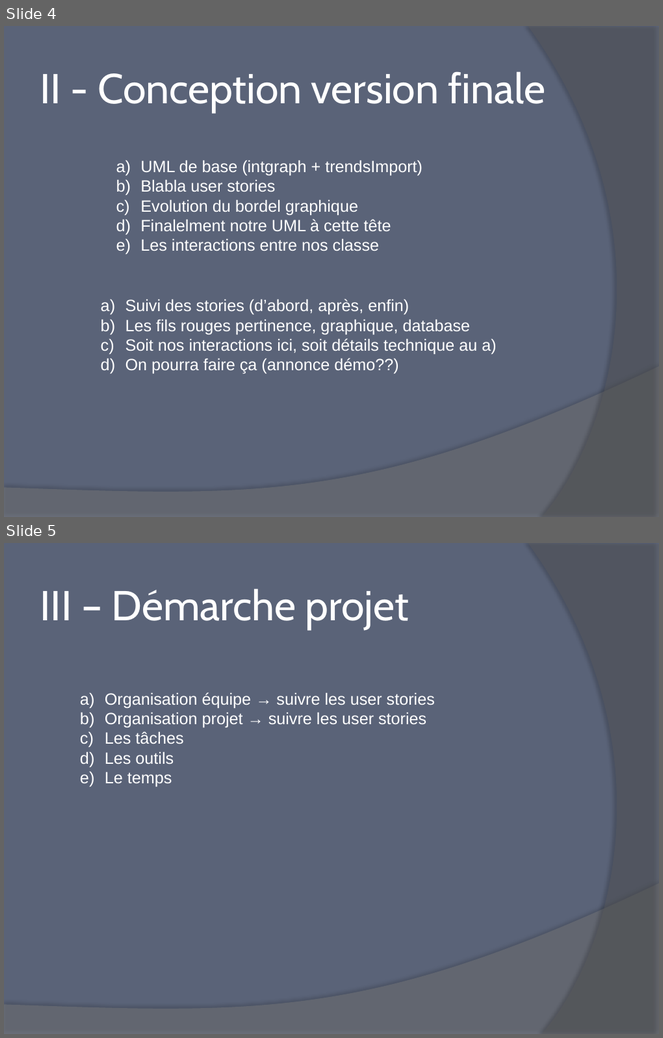
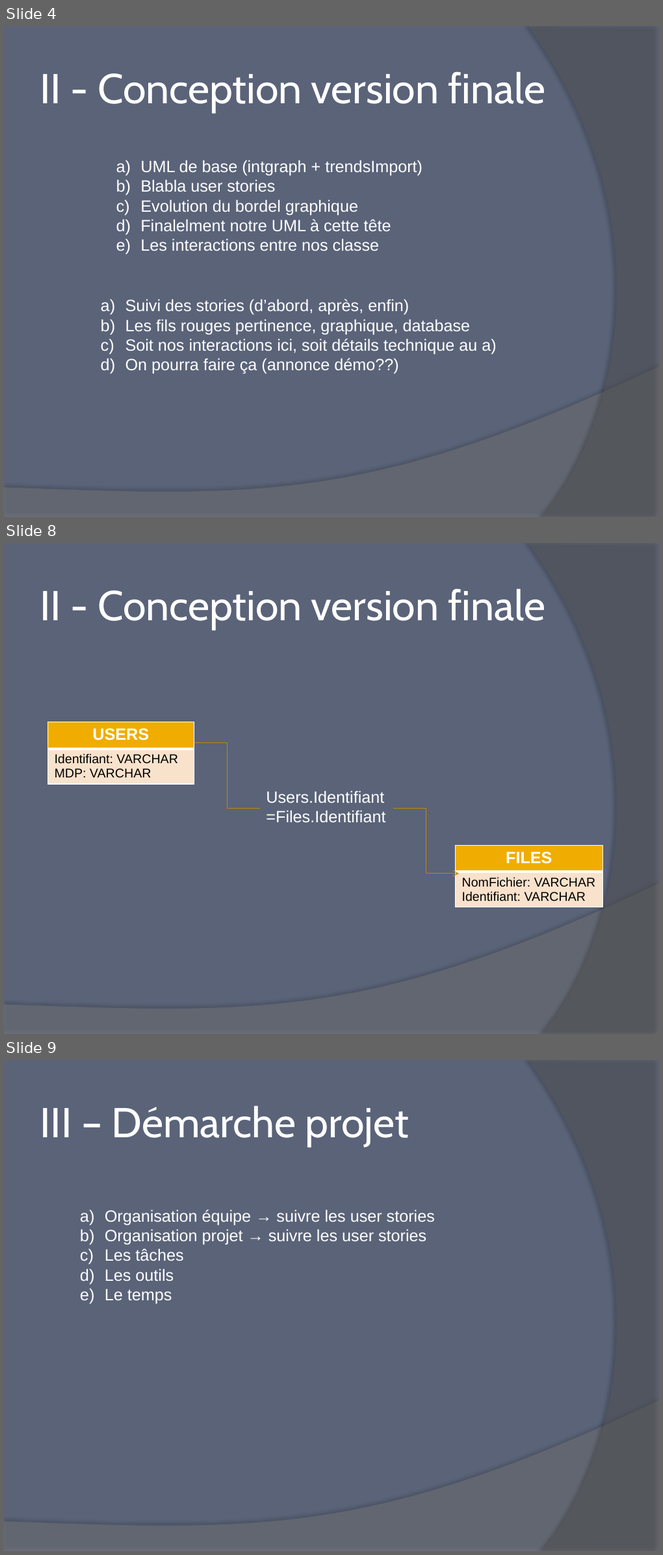
Before and after one commit to Firnen14/diapoTwittrend, a slide deck: Java_Slides.pptx. Shown one above the other, each under a label of ours: slides 4 and 5 before the commit, slides 4, 8 and 9 after it; the slides between them are not shown. The pictures are 663x1038 and 663x1555 pixels, drawn with LibreOffice and Linux fonts; fonts in the diff are those of the drawing. Boxes give left, top, right and bottom in pixels: in the first picture for what was removed or moved away, otherwise in the second. Text is boxed around its words. In the diff, an @@ line names an element or a change of style, - is before the commit and + after.

```diff
--- a/Java_Slides.pptx
+++ b/Java_Slides.pptx
@@ slide 8 added at bbox=[4, 543, 659, 1034], background #5A6378; not listed: 2 template elements that a slide beside it also shows @@
@@ title added at bbox=[40, 589, 546, 629], 46 pt, text #FFFFFF @@
+II - Conception version finale
@@ table added at bbox=[48, 722, 194, 786], 2 rows, 1 columns @@
+USERS
+Identifiant: VARCHAR / MDP: VARCHAR
@@ elbow line added from (194, 743) to (259, 808), #C08B00 0.75 pt @@
@@ text added at bbox=[266, 791, 386, 823], 18 pt, text #FFFFFF @@
+Users.Identifiant=Files.Identifiant
@@ elbow arrow added from (393, 808) to (459, 874), #C08B00 0.75 pt @@
@@ table added at bbox=[456, 846, 603, 909], 2 rows, 1 columns @@
+FILES
+NomFichier: VARCHAR / Identifiant: VARCHAR
@@ what was slide 5 is now slide 9 @@
```
Also in this commit, not shown: 3 other slides added.
